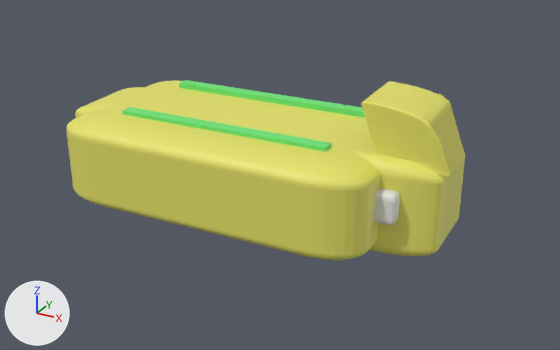
Before and after pictures for a commit that changed the COLLADA model src/first_robot/meshes/trunk_new.dae.
Before and after are seen from a camera (50 mm lens) standing at (0.334, -0.539, 0.261) and looking at (0.038, -0.002, -0.007). Lighting does not change. The marker at lower left points along +X, +Y and +Z. The first picture is the older version.
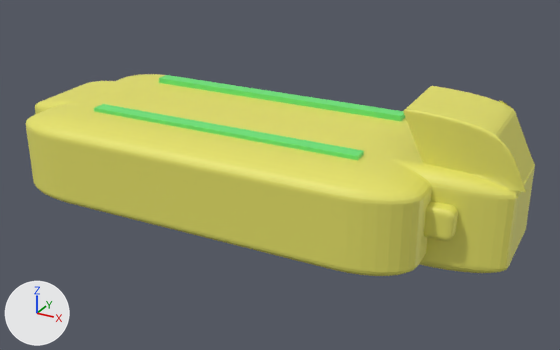
Location of each change, [x1, y1, x2, y2] in pixels of the pictures (560 x 350 px):
'Cube.001', recoloured, rescaled (27% wider, 12% taller): before [66, 80, 465, 260]; after [26, 74, 535, 276]
part 1 of me_cube_001, recoloured: before [374, 188, 400, 225]; after [424, 201, 458, 241]

What changed in the scene script:
```text
Change me_cube_001:
    where me_cube_001.from_pydata(...)  # 4152 vertices, 8272 faces; spans x -1.0..1.0, y -1.35..1.14, z -1.11..2.0
    used by ob_cube_001; location = (0.0, 0.0, 0.0); rotation_euler = (0.0, 0.0, 1.605), in degrees (0, 0, 92); scale = (0.083, 0.141, 0.0394)
    me_cube_001 part 1: all 3888 faces that had it switch from no material to mat_material (yellow #e7e368)
Change ob_cube_001:
    ob_cube_001.scale: (0.083, 0.141, 0.0394) -> (0.0923, 0.182, 0.0394)
```
